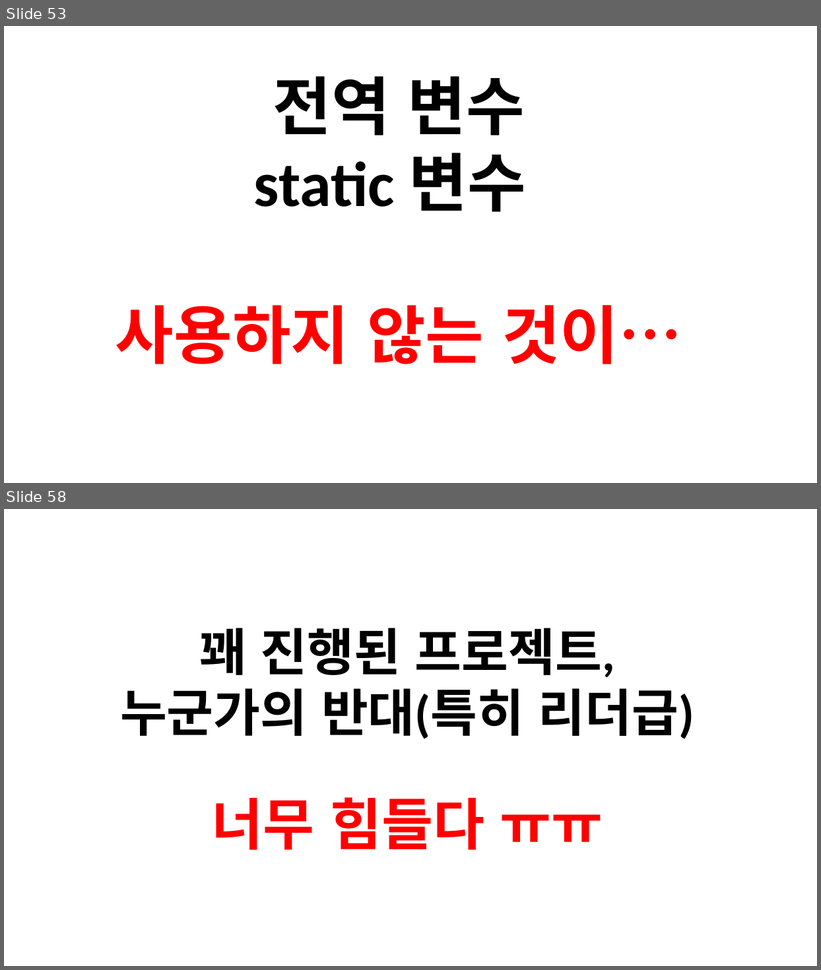
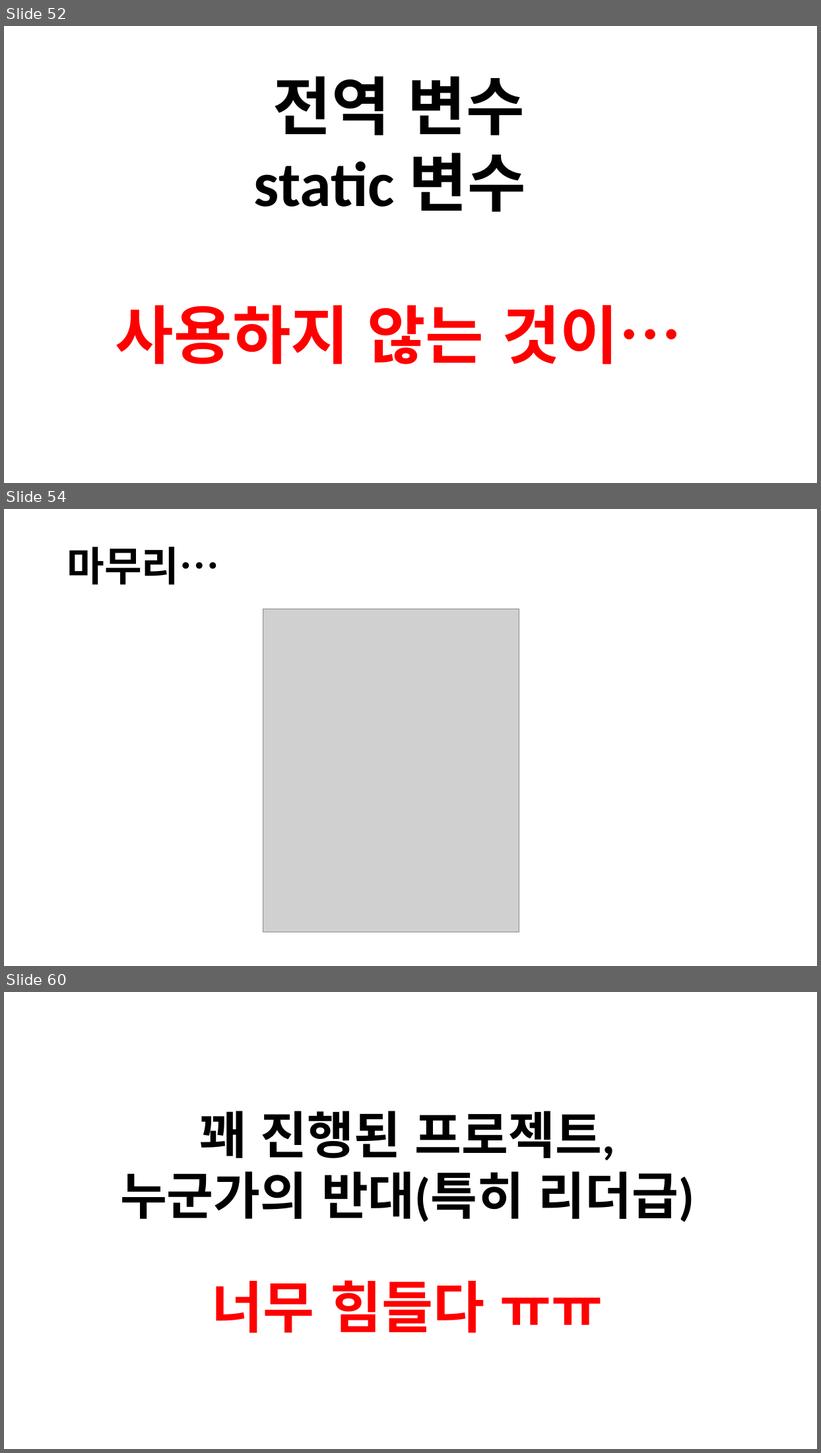
Before and after one commit to jacking75/conf_cpp_korea_2018-08, a slide deck: [C++ Korea 4th Seminar]Visual Cpp에서 유닛 테스트 하기.pptx. Shown one above the other, each under a label of ours: slides 53 and 58 before the commit, slides 52, 54 and 60 after it; the slides between them are not shown. The pictures are 821x970 and 821x1453 pixels, drawn with LibreOffice and Linux fonts; fonts in the diff are those of the drawing; grey boxes stand for pictures. Boxes give left, top, right and bottom in pixels: in the first picture for what was removed or moved away, otherwise in the second. Text is boxed around its words. In the diff, an @@ line names an element or a change of style, - is before the commit and + after.

```diff
--- a/[C++ Korea 4th Seminar]Visual Cpp에서 유닛 테스트 하기.pptx
+++ b/[C++ Korea 4th Seminar]Visual Cpp에서 유닛 테스트 하기.pptx
@@ slide 54 added at box(4, 509, 817, 966), background #FFFFFF @@
@@ text added at box(67, 547, 220, 585), 96 pt, text #000000, bold @@
+마무리…
@@ picture added at box(263, 609, 519, 932) @@
@@ what was slide 53 is now slide 52 @@
@@ what was slide 58 is now slide 60 @@
```
Also in this commit, not shown: 7 slides changed, 5 other slides added, 5 slides removed, 16 other files.
